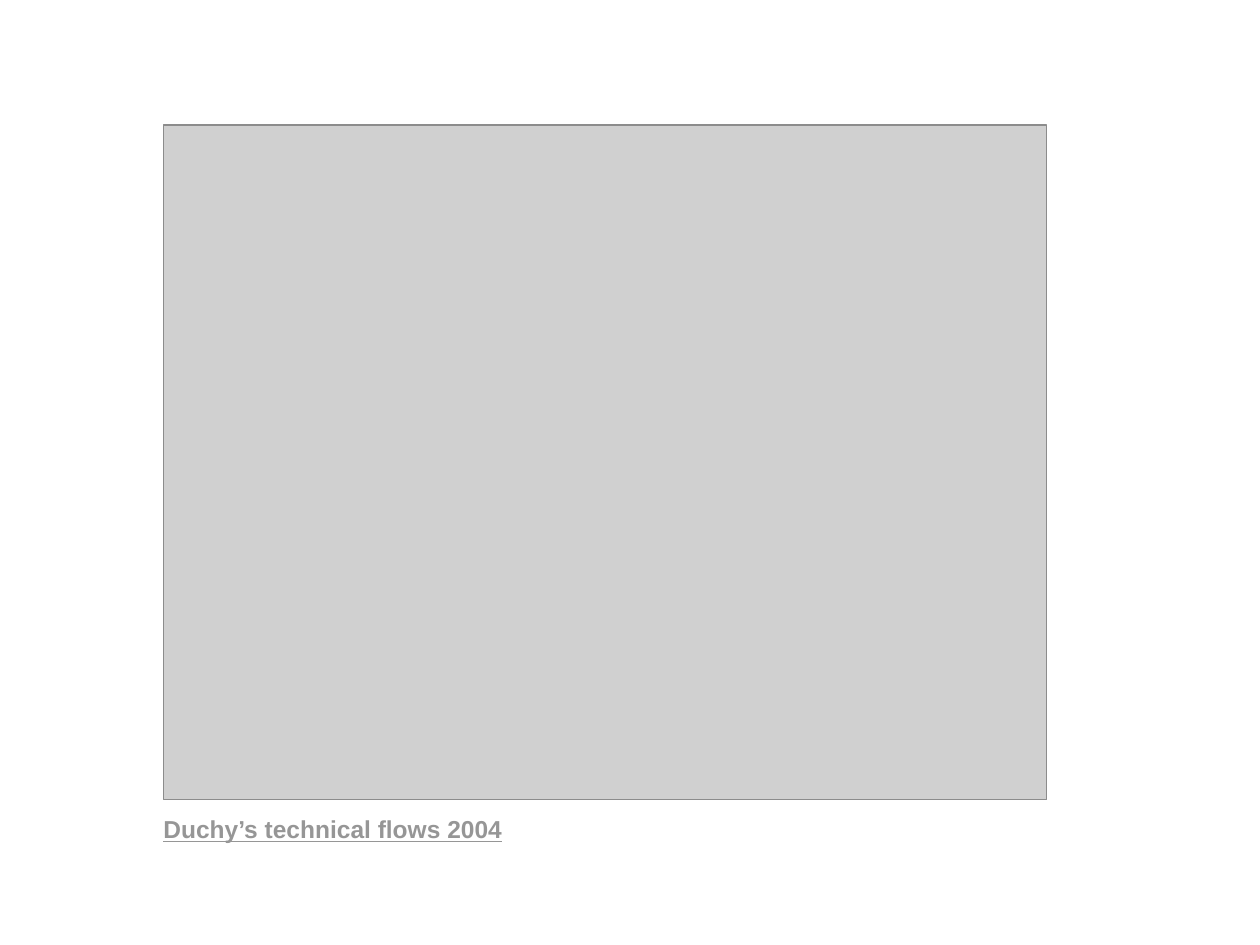
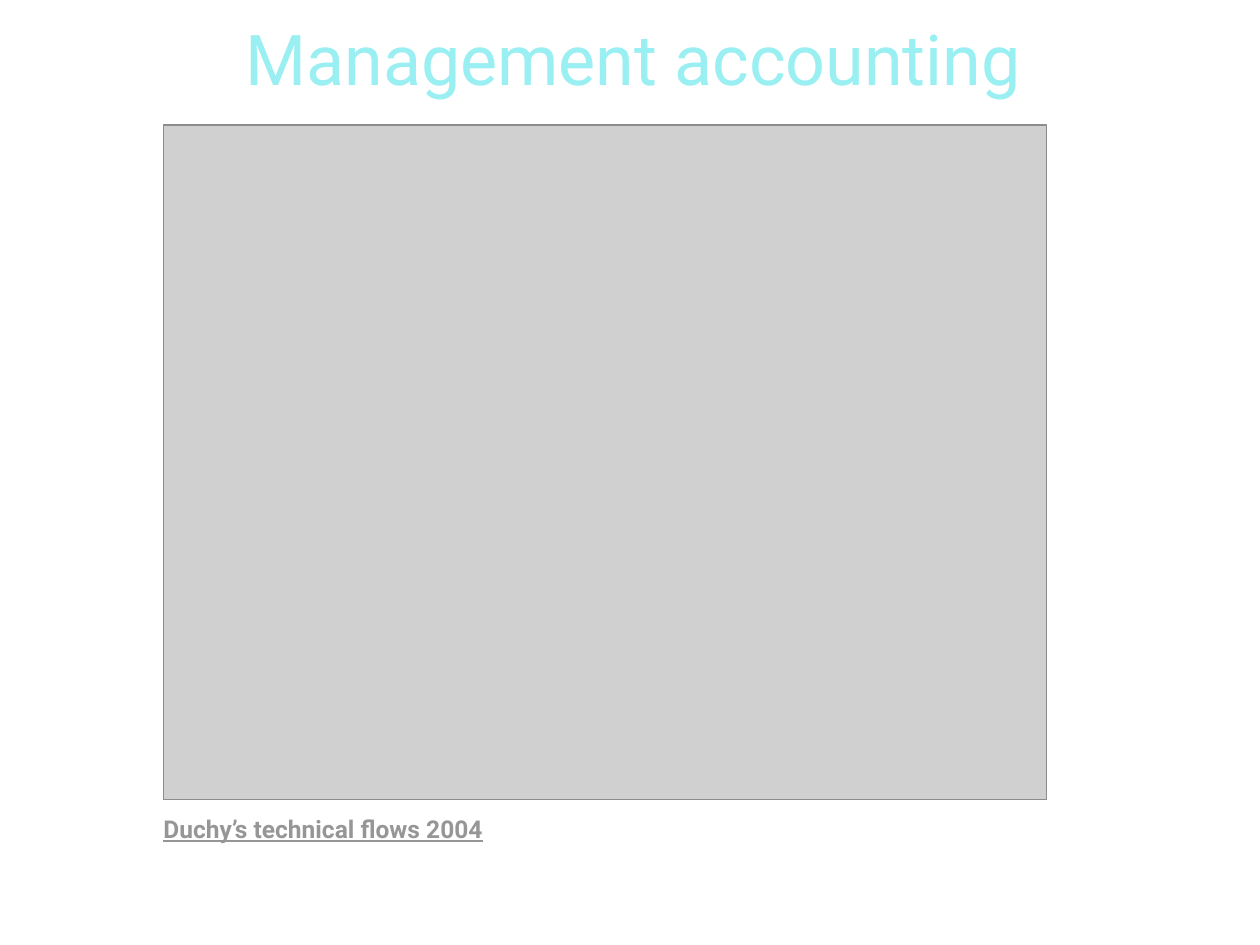
Before and after one commit to pngames/pavillon-noir, a slide deck: slide 3 of .others/tertiaire/tertiaire_finance.ppt. Drawn at 1260x945 pixels with LibreOffice and Linux fonts; fonts in the diff are those of the drawing; grey boxes stand for pictures; background and template pictures are left out. Boxes give left, top, right and bottom in pixels: in the first picture for what was removed or moved away, otherwise in the second. Text is boxed around its words. In the diff, an @@ line names an element or a change of style, - is before the commit and + after.

```diff
--- a/.others/tertiaire/tertiaire_finance.ppt
+++ b/.others/tertiaire/tertiaire_finance.ppt
@@ title added at (245, 34, 1021, 100), 40 pt, text #99EFF1 @@
+Management accounting
@@ text "Duchy’s technical flows 2004" at (163, 819, 482, 843): font Arial to Roboto @@
```
Also in this commit, not shown: 13 other slides changed, 1 slide added, 1 slide removed.
